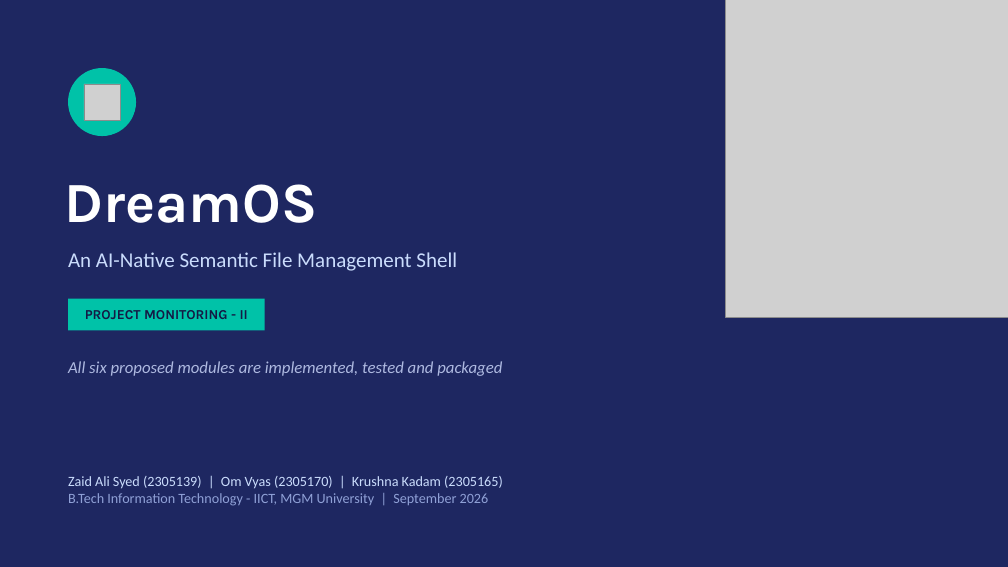
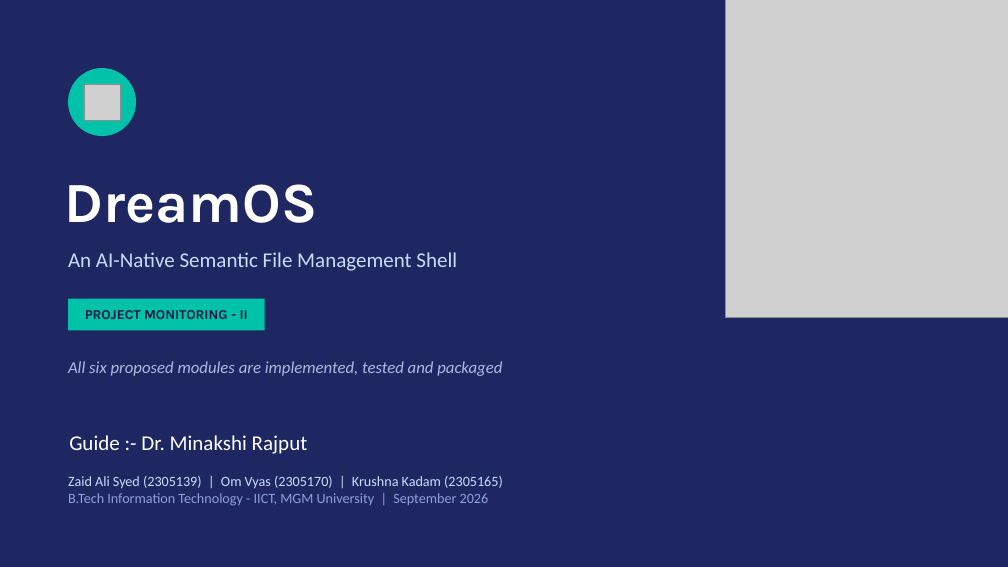
Before and after one commit to zaidwhy/dreamos-college-project, a slide deck: slide 1 of docs/DreamOS-Project-Monitoring-II.pptx. Drawn at 1008x567 pixels with LibreOffice and Linux fonts; fonts in the diff are those of the drawing; grey boxes stand for pictures. Boxes give left, top, right and bottom in pixels: in the first picture for what was removed or moved away, otherwise in the second. Text is boxed around its words. In the diff, an @@ line names an element or a change of style, - is before the commit and + after.

Commit message:
Monitoring II deck: add the guide's name to the title slide

```diff
--- a/docs/DreamOS-Project-Monitoring-II.pptx
+++ b/docs/DreamOS-Project-Monitoring-II.pptx
@@ text added at [69, 435, 308, 454], 20 pt, text #FFFFFF @@
+Guide :- Dr. Minakshi Rajput
```
Also in this commit, not shown: 3 other slides changed.
